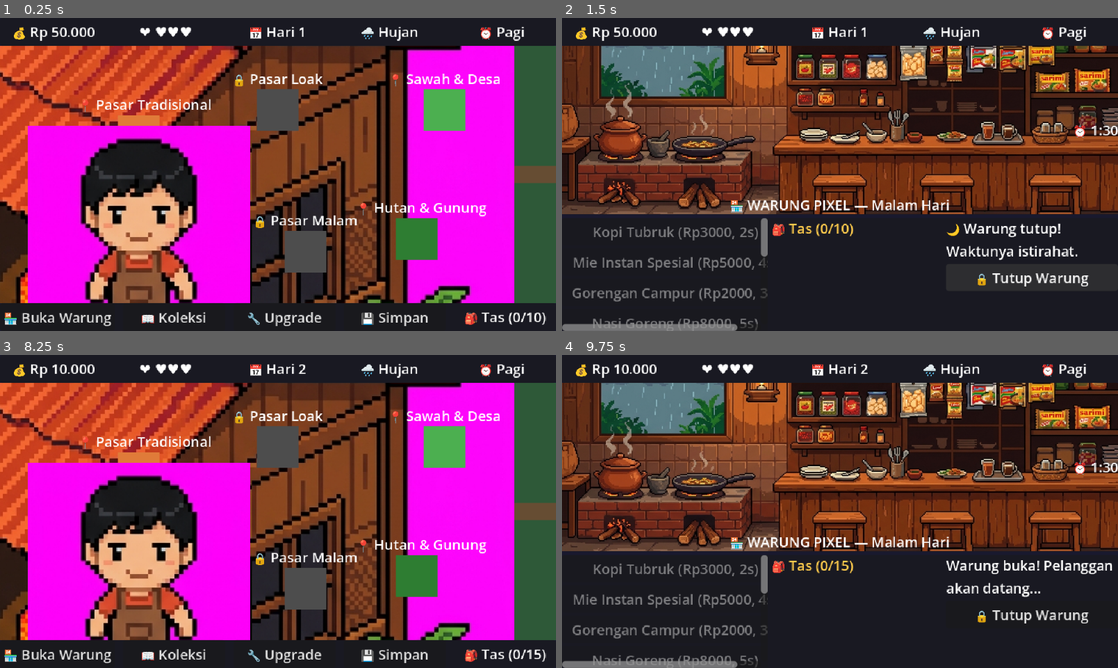
Above: before the commit, frames 1-4 (two rows, left to right).
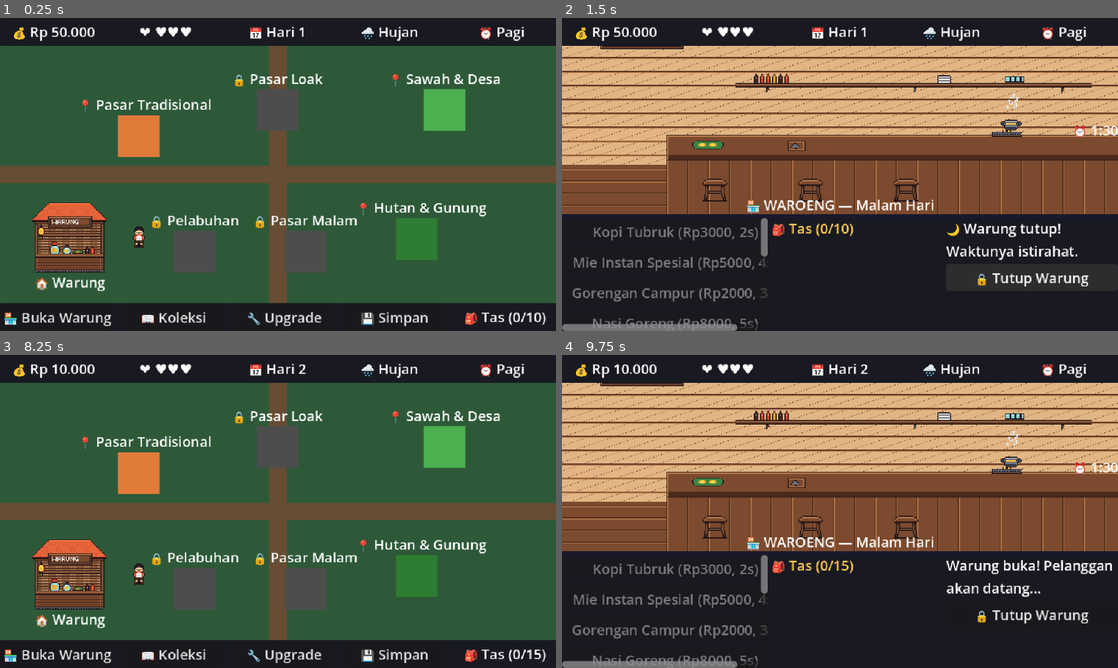
Above: after the commit, the same moments.

Repository: Grace488/Waroeng-Game
Game: Godot game, scene res://scenes/main.tscn
Same seed, same stepped clock (60 frames per second), same inputs: the game is played once before the commit and once after it.
Inputs:
- Up to frame 1 (0.25 s): no input
- Up to frame 2 (1.5 s): click "🏪 Buka Warung" at 0.5 s; click "🔒 Tutup Warung" at 1.25 s
- Up to frame 3 (8.25 s): click "🔒 Tutup Warung" at 2 s; click "🔒 Tutup Warung" at 2.75 s; click "➡️ Hari Berikutnya" at 3.5 s; click "📖 Koleksi" at 4.25 s; click "⬅️ Kembali" at 5 s; click "🔧 Upgrade" at 5.75 s; click "Beli Rp 25000" at 6.5 s; click "Beli Rp 15000" at 7.25 s; click "⬅️ Kembali" at 8 s
- Up to frame 4 (9.75 s): click "💾 Simpan" at 8.75 s; click "🏪 Buka Warung" at 9.5 s

The runs differ from the first frame. In frame 1, 70% of the frame differs, in the area x 0-93%, y 8-92%; in frame 2, 49%; in frame 3, 70%; in frame 4, 49%.

Commit message:
feat: integrasi sprite pixel art kustom, ganti nama ke Waroeng, dan tambahkan dukungan ekspor web

Diff:
--- a/project.godot
+++ b/project.godot
@@ -14,7 +14,7 @@
 
 [application]
 
-config/name="Warung Pixel"
+config/name="Waroeng"
 run/main_scene="res://scenes/main.tscn"
 config/features=PackedStringArray("4.7", "GL Compatibility")
 
@@ -37,5 +37,4 @@
 
 textures/canvas_textures/default_texture_filter=0
 renderer/rendering_method="gl_compatibility"
-
 environment/defaults/default_clear_color=Color(0.1, 0.1, 0.18, 1)
--- /dev/null
+++ b/pyrightconfig.json
@@ -0,0 +1,7 @@
+{
+    "extraPaths": [
+        "C:\\Users\\acer\\anaconda3\\Lib\\site-packages"
+    ],
+    "reportMissingImports": "none",
+    "reportMissingModuleSource": "none"
+}
--- a/scenes/stall/stall.tscn
+++ b/scenes/stall/stall.tscn
@@ -42,7 +42,7 @@
 layout_mode = 2
 size_flags_vertical = 8
 horizontal_alignment = 1
-text = "🏪 WARUNG PIXEL — Malam Hari"
+text = "🏪 WAROENG — Malam Hari"
 
 [node name="PanelBawah" type="PanelContainer" parent="VBox"]
 layout_mode = 2
Binary file changed: assets/sprites/player_sheet.png
Not shown, added: assets/sprites/player_sheet.png.import
Binary file changed: assets/sprites/warung_building.png
Not shown, added: assets/sprites/warung_building.png.import
Binary file changed: assets/sprites/warung_interior.png
Not shown, added: assets/sprites/warung_interior.png.import
Not shown, added: export_presets.cfg
Not shown, changed: .gitignore
Not shown, added: tools/download_web_template.py
Not shown, added: tools/export_web.py
Not shown, added: tools/make_sprites.py
Not shown, added: tools/serve_web.py
